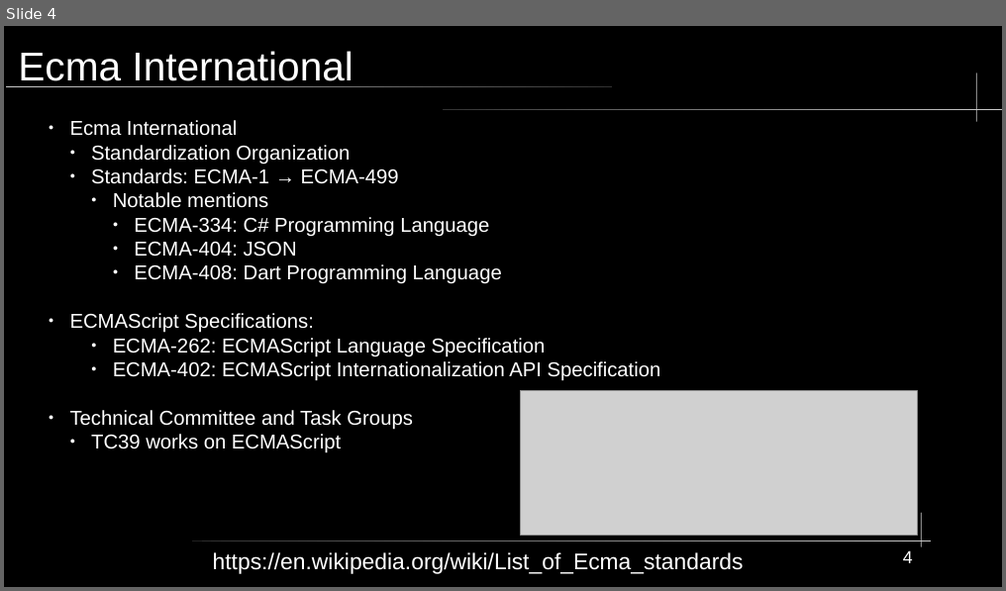
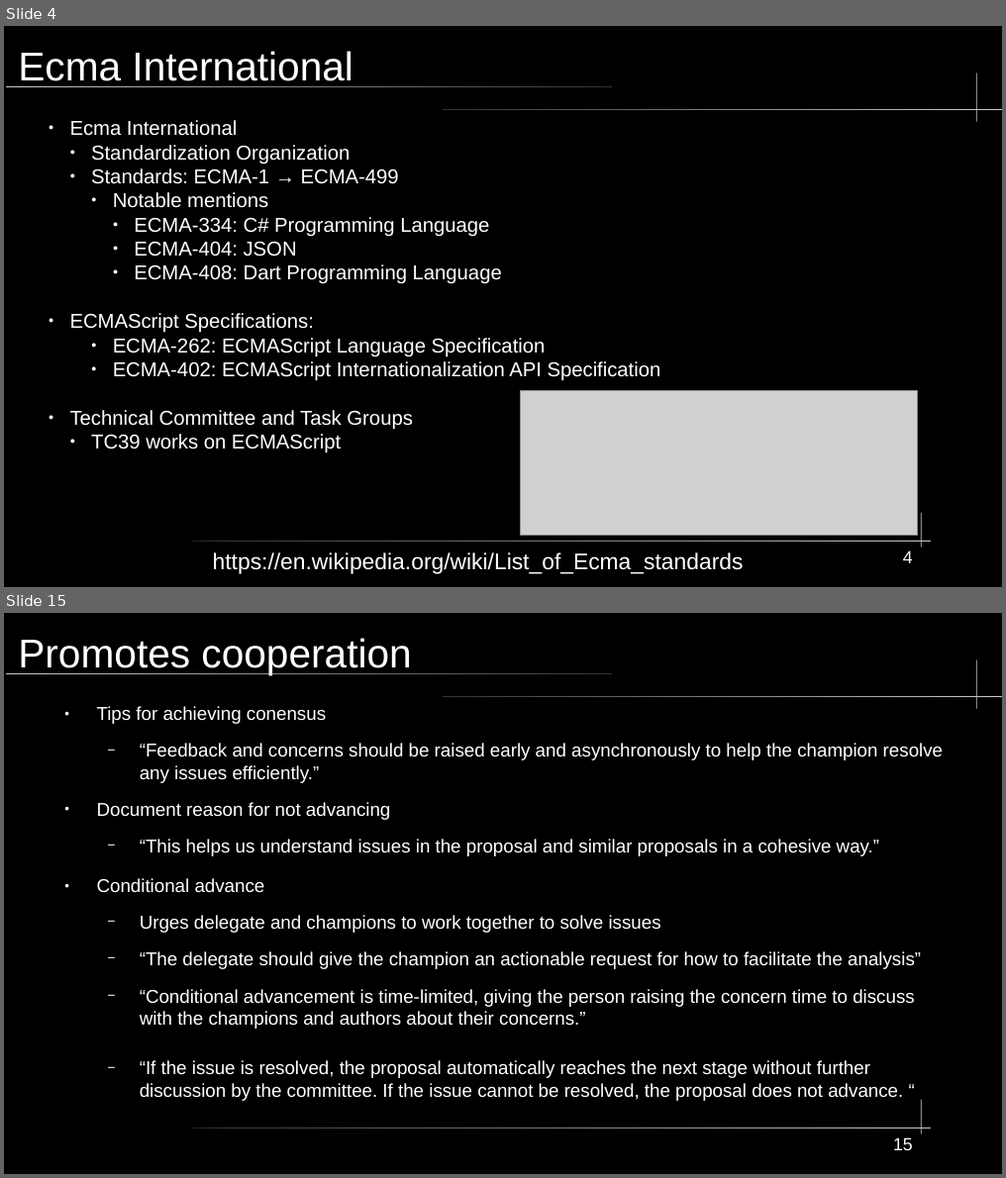
Before and after one commit to KWaloen/tc39_proposals_project, a slide deck: Data Analysis/Presentation/TC39 Process Documents.odp. Shown one above the other, each under a label of ours: slide 4 before the commit, slides 4 and 15 after it; the slides between them are not shown. The pictures are 1006x591 and 1006x1178 pixels, drawn with LibreOffice and Linux fonts; fonts in the diff are those of the drawing; grey boxes stand for pictures. Boxes give left, top, right and bottom in pixels: in the first picture for what was removed or moved away, otherwise in the second. Text is boxed around its words. In the diff, an @@ line names an element or a change of style, - is before the commit and + after.

```diff
--- a/Data Analysis/Presentation/TC39 Process Documents.odp
+++ b/Data Analysis/Presentation/TC39 Process Documents.odp
@@ slide 15 added at (4, 613, 1002, 1174), background #000000; not listed: 5 template elements that a slide beside it also shows @@
@@ title added at (18, 638, 411, 675), 32 pt, text #FFFFFF @@
+Promotes cooperation
@@ text added at (97, 706, 943, 1101), 14.8 pt, text #FFFFFF @@
+● Tips for achieving conensus
+  − “Feedback and concerns should be raised early and asynchronously to help the champion resolve any issues efficiently.”
+● Document reason for not advancing
+  − “This helps us understand issues in the proposal and similar proposals in a cohesive way.”
+● Conditional advance
+  − Urges delegate and champions to work together to solve issues
+  − “The delegate should give the champion an actionable request for how to facilitate the analysis”
+  − “Conditional advancement is time-limited, giving the person raising the concern time to discuss with the champions and authors about their concerns.”
+  − “If the issue is resolved, the proposal automatically reaches the next stage without further discussion by the committee. If the issue cannot be resolved, the proposal does not advance. “
@@ page number added at (893, 1138, 913, 1151), 14 pt, text #FFFFFF @@
+15
```
Also in this commit, not shown: 3 slides changed, 8 other slides added, 3 slides removed.
